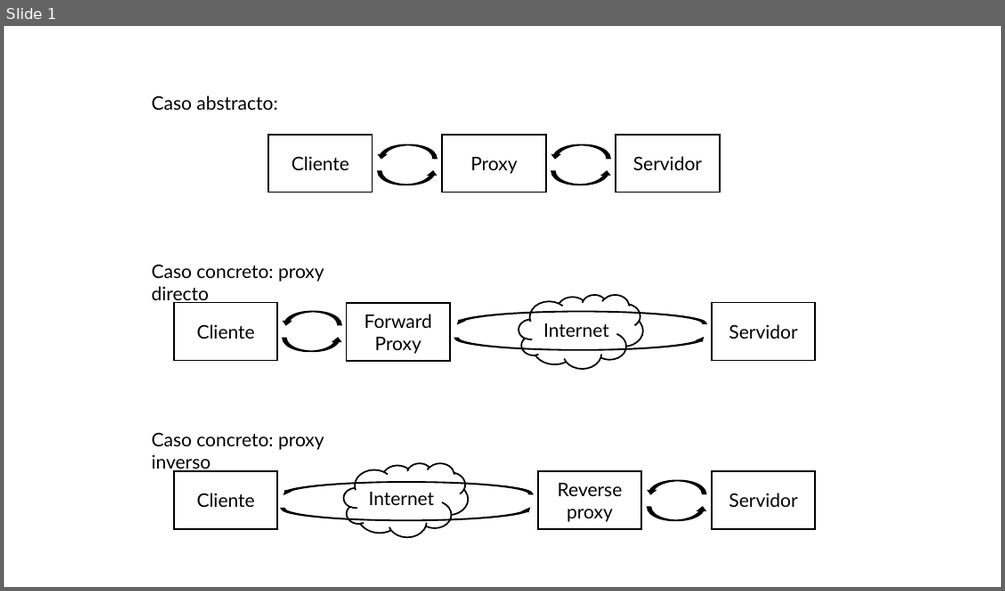
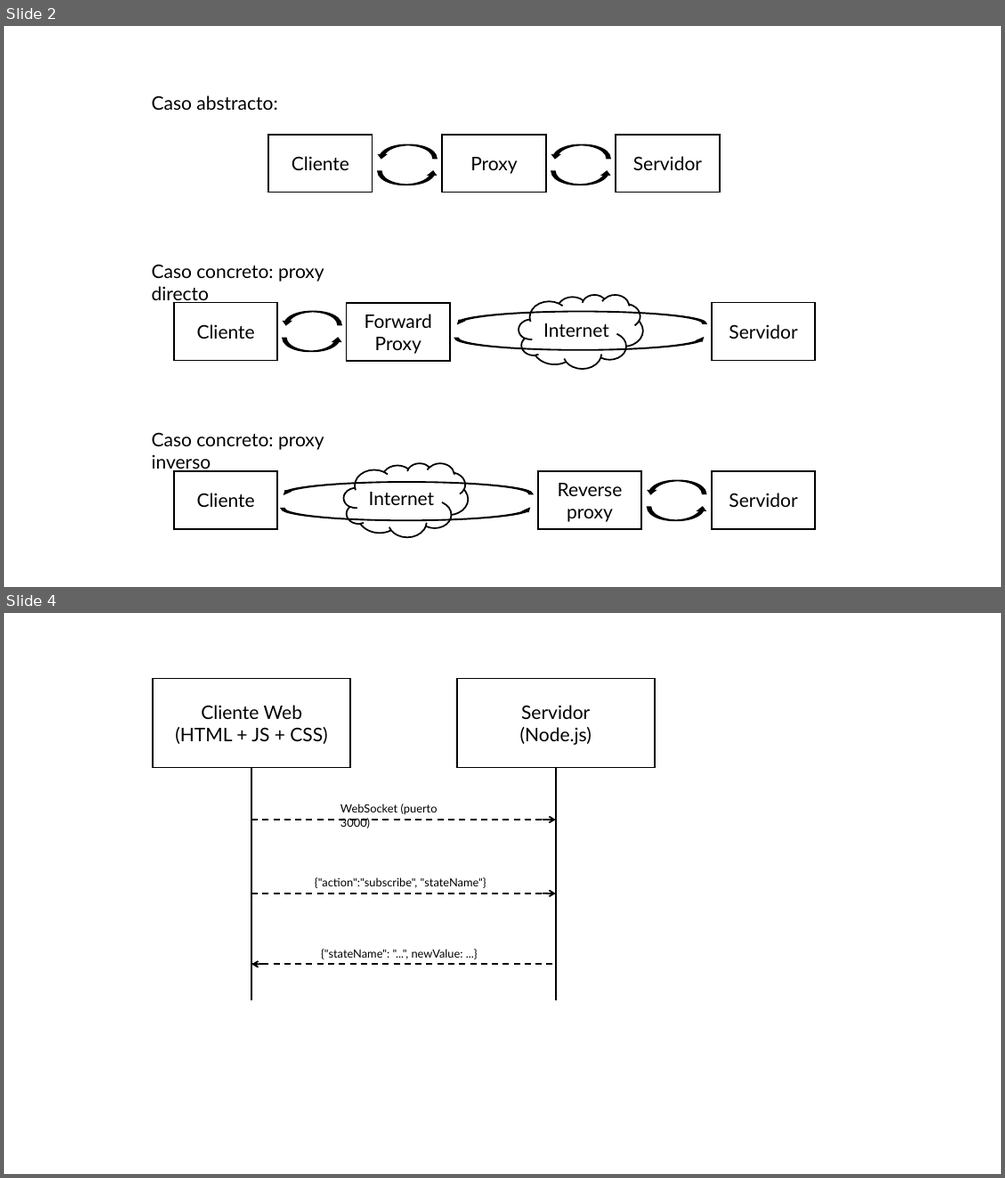
Before and after one commit to uo277310/TFG_Software-Engineering, a slide deck: images/Imagenes.pptx. Shown one above the other, each under a label of ours: slide 1 before the commit, slides 2 and 4 after it; the slides between them are not shown. The pictures are 1005x591 and 1005x1178 pixels, drawn with LibreOffice and Linux fonts; fonts in the diff are those of the drawing. Boxes give left, top, right and bottom in pixels: in the first picture for what was removed or moved away, otherwise in the second. Text is boxed around its words. In the diff, an @@ line names an element or a change of style, - is before the commit and + after.

```diff
--- a/images/Imagenes.pptx
+++ b/images/Imagenes.pptx
@@ slide 4 added at (x1=4, y1=613, x2=1001, y2=1174), background #FFFFFF @@
@@ rectangle added at (x1=153, y1=679, x2=350, y2=768), fill #FFFFFF, outline #000000 1.5 pt, 18 pt, text #000000 @@
+Cliente Web
+(HTML + JS + CSS)
@@ rectangle added at (x1=457, y1=679, x2=655, y2=768), fill #FFFFFF, outline #000000 1.5 pt, 18 pt, text #000000 @@
+Servidor
+(Node.js)
@@ line added from (251, 768) to (251, 1000), #000000 1.5 pt @@
@@ line added from (556, 768) to (556, 1000), #000000 1.5 pt @@
@@ line added from (251, 819) to (556, 819), #000000 1.5 pt dashed @@
@@ text added at (x1=340, y1=803, x2=437, y2=828), 11 pt, text #000000 @@
+WebSocket (puerto 3000)
@@ arrow added from (542, 819) to (556, 819), #000000 1.5 pt @@
@@ text added at (x1=315, y1=877, x2=486, y2=888), 11 pt, text #000000 @@
+{"action":"subscribe", "stateName"}
@@ line added from (251, 893) to (556, 893), #000000 1.5 pt dashed @@
@@ arrow added from (542, 893) to (556, 893), #000000 1.5 pt @@
@@ text added at (x1=321, y1=949, x2=463, y2=959), 11 pt, text #000000 @@
+{"stateName": "...", newValue: ...}
@@ line added from (251, 965) to (556, 965), #000000 1.5 pt dashed @@
@@ arrow added from (264, 965) to (251, 965), #000000 1.5 pt @@
@@ what was slide 1 is now slide 2 @@
```
Also in this commit, not shown: 6 other slides added, 23 other files.
